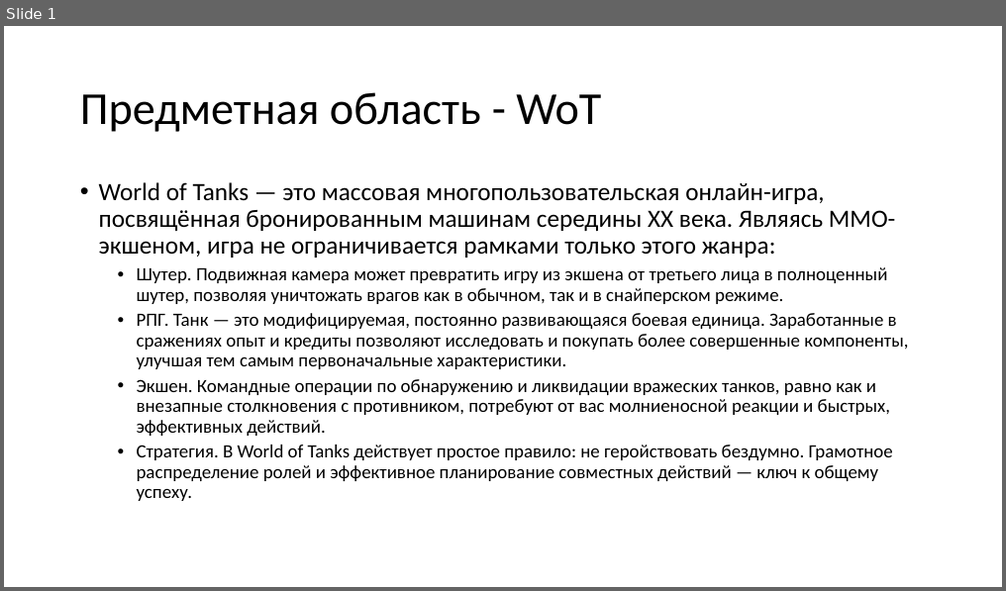
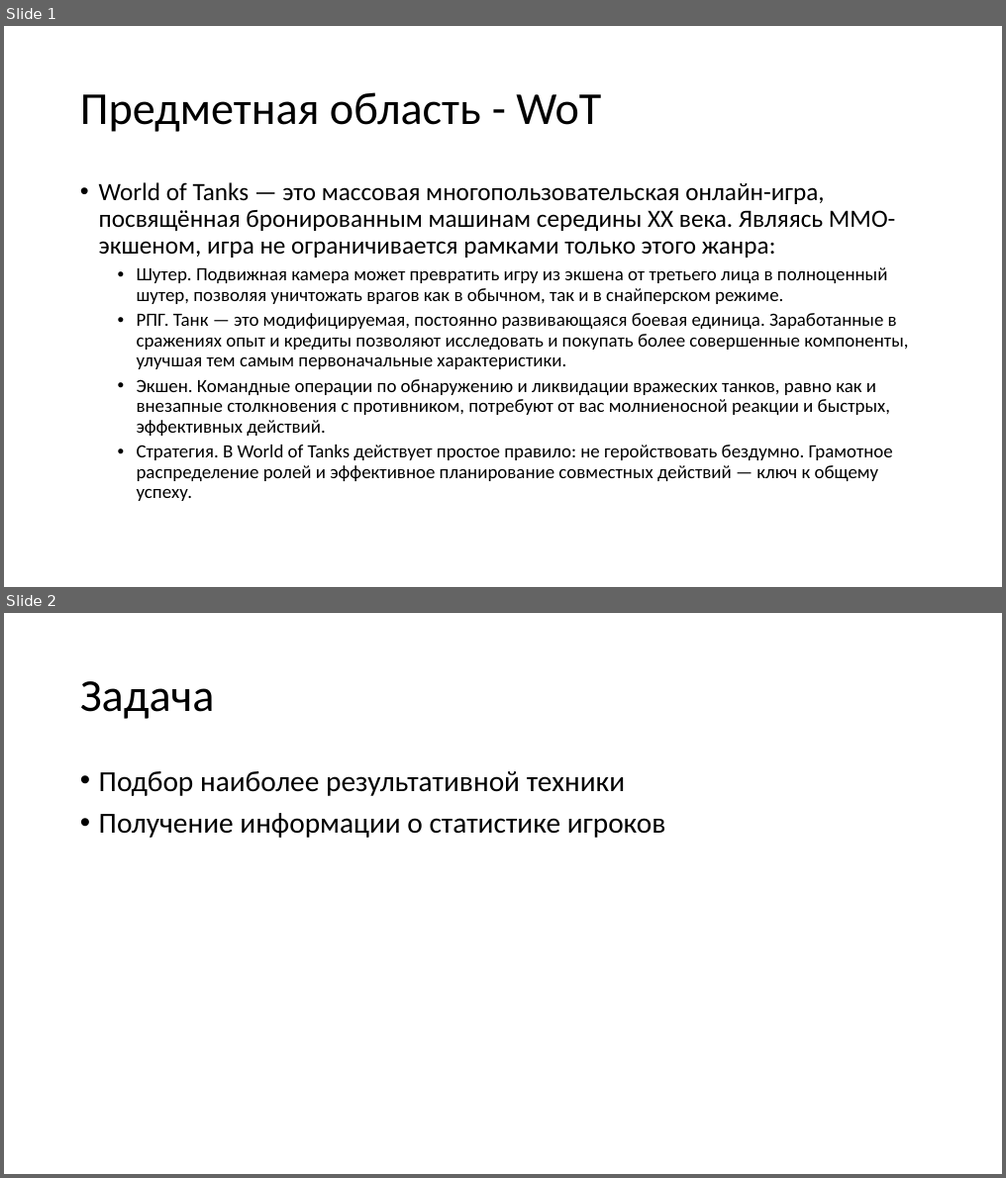
Before and after one commit to Ko4eBHuK/Ontologies-and-Representation-of-Knowledge, a slide deck: presentation.pptx. Shown one above the other, each under a label of ours: slide 1 before the commit, slides 1 and 2 after it. The pictures are 1006x591 and 1006x1178 pixels, drawn with LibreOffice and Linux fonts; fonts in the diff are those of the drawing. Boxes give left, top, right and bottom in pixels: in the first picture for what was removed or moved away, otherwise in the second. Text is boxed around its words. In the diff, an @@ line names an element or a change of style, - is before the commit and + after.

```diff
--- a/presentation.pptx
+++ b/presentation.pptx
@@ slide 2 added at bbox=[4, 613, 1002, 1174], background #FFFFFF @@
@@ title added at bbox=[80, 681, 215, 719], 44 pt, text #000000 @@
+Задача
@@ text added at bbox=[99, 771, 666, 838], 28 pt, text #000000 @@
+• Подбор наиболее результативной техники
+• Получение информации о статистике игроков
```
Also in this commit, not shown: 1 slide changed, 3 other slides added, 2 slides removed, 2 other files.
